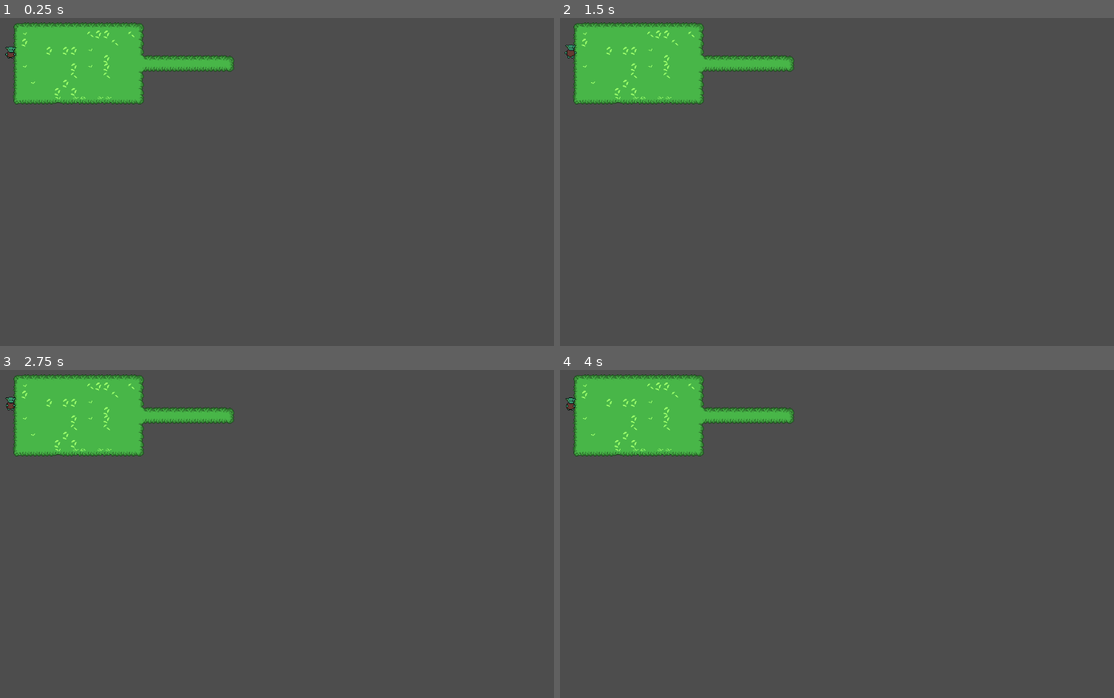
Above: before the commit, frames 1-4 (two rows, left to right).
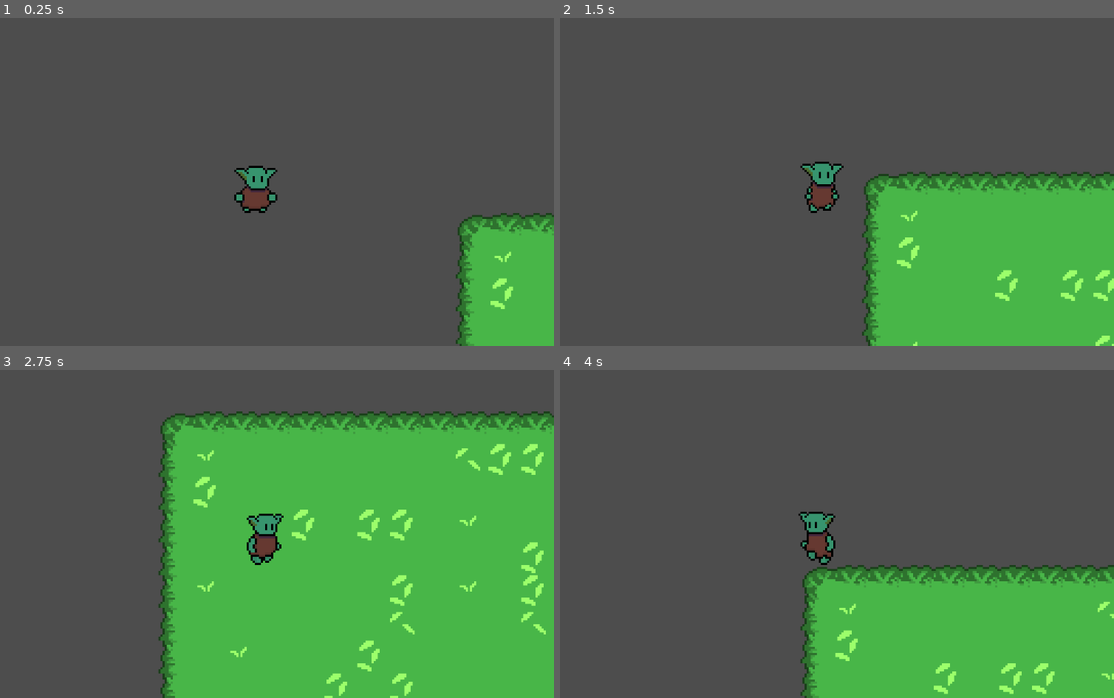
Above: after the commit, the same moments.

Repository: OliverMiguez/Baelgroth-El-despertar-de-la-llama
Game: Godot game, scene res://ESCENAS/Testeo/Mapa/Tilemap.tscn
Two runs of this game, one before a commit and one after it. Both use one fixed random seed, a clock stepped at 60 frames per second and the inputs below. The project has no main scene, so this scene is started directly.
Inputs:
- Up to frame 1 (0.25 s): no input
- Up to frame 2 (1.5 s): hold D (Derecha) 0.53-1.28 s; hold S (Abajo) from 1.28 s (still down)
- Up to frame 3 (2.75 s): release S (Abajo) at 2.03 s; hold D (Derecha) from 2.03 s (still down)
- Up to frame 4 (4 s): release D (Derecha) at 2.78 s; hold W (Arriba) 2.78-3.53 s; hold A (Izquierda) from 3.53 s (still down)

The runs differ from the first frame. In frame 1, 14% of the frame differs, in the area x 0-100%, y 1-100%; in frame 2, 31%; in frame 3, 68%; in frame 4, 30%.

Commit message:
Maquina de estados finalizada

Diff:
--- a/ESCENAS/Testeo/TesteoGoblin/GoblinPrincipal/Goblin01.tscn
+++ b/ESCENAS/Reales/Goblins/GoblinPrincipal/Goblin01.tscn
@@ -1,7 +1,11 @@
 [gd_scene format=3 uid="uid://dyw8875pb8bj2"]
 
+[ext_resource type="Script" uid="uid://d1gs53e70xd18" path="res://SCRIPTS/Reales/GoblinPrincipal/Estados/PersonajePrincipal.gd" id="1_xqqjy"]
 [ext_resource type="Texture2D" uid="uid://5ce0nm8rbmmd" path="res://ARTE/Goblins/Goblin Principal/Goblin02-Sheet-export.png" id="2_1t84a"]
 [ext_resource type="Texture2D" uid="uid://b1bx584kpl04b" path="res://ARTE/Goblins/Goblin Principal/Gobluin01-Sheet.png" id="2_240jn"]
+[ext_resource type="Script" uid="uid://bdsi0yj3wk0bn" path="res://SCRIPTS/Reales/GoblinPrincipal/Estados/Fsm.gd" id="4_w2rh8"]
+[ext_resource type="Script" uid="uid://c7ll4qokyn5kk" path="res://SCRIPTS/Reales/GoblinPrincipal/Estados/Idle.gd" id="5_ul7nk"]
+[ext_resource type="Script" uid="uid://bd1y1r6a18gqs" path="res://SCRIPTS/Reales/GoblinPrincipal/Estados/Walk.gd" id="6_n031j"]
 
 [sub_resource type="AtlasTexture" id="AtlasTexture_jnj25"]
 atlas = ExtResource("2_240jn")
@@ -375,13 +379,29 @@
 
 [sub_resource type="CapsuleShape2D" id="CapsuleShape2D_j0npl"]
 
-[node name="CharacterBody2D" type="CharacterBody2D" unique_id=988583641]
-
-[node name="AnimatedSprite2D" type="AnimatedSprite2D" parent="." unique_id=583185534]
+[node name="GoblinPrincipal" type="CharacterBody2D" unique_id=988583641]
+script = ExtResource("1_xqqjy")
+
+[node name="AnimacionesGoblin" type="AnimatedSprite2D" parent="." unique_id=583185534]
 sprite_frames = SubResource("SpriteFrames_5xw4v")
-animation = &"correr_izquierda"
+animation = &"correr_diagonal_wd"
 autoplay = "Idle"
-frame_progress = 0.5475615
-
-[node name="CollisionShape2D" type="CollisionShape2D" parent="." unique_id=1023046994]
+
+[node name="Colision" type="CollisionShape2D" parent="." unique_id=1023046994]
 shape = SubResource("CapsuleShape2D_j0npl")
+
+[node name="FSM" type="Node" parent="." unique_id=559475433 node_paths=PackedStringArray("current_state")]
+script = ExtResource("4_w2rh8")
+current_state = NodePath("Idle")
+
+[node name="Idle" type="Node" parent="FSM" unique_id=1027029353]
+script = ExtResource("5_ul7nk")
+
+[node name="Walk" type="Node" parent="FSM" unique_id=2105181496 node_paths=PackedStringArray("idle_state")]
+script = ExtResource("6_n031j")
+idle_state = NodePath("../Idle")
+
+[node name="Rock" type="Node" parent="FSM" unique_id=435125357]
+
+[node name="Camera2D" type="Camera2D" parent="." unique_id=561511987]
+zoom = Vector2(4, 4)
--- a/ESCENAS/Testeo/Mapa/Tilemap.tscn
+++ b/ESCENAS/Testeo/Mapa/Tilemap.tscn
@@ -1,11 +1,10 @@
 [gd_scene format=4 uid="uid://b71ebqox2kbwo"]
 
-[ext_resource type="Texture2D" uid="uid://bb1r0n748jcis" path="res://ARTE/Bosque/Bosque.png" id="1_18kgo"]
-[ext_resource type="PackedScene" uid="uid://dyw8875pb8bj2" path="res://ESCENAS/Testeo/TesteoGoblin/GoblinPrincipal/Goblin01.tscn" id="2_d70fq"]
-
+[ext_resource type="Texture2D" uid="uid://bb1r0n748jcis" path="res://ARTE/Bosque/Bosque.png" id="1_s600u"]
+[ext_resource type="PackedScene" uid="uid://dyw8875pb8bj2" path="res://ESCENAS/Reales/Goblins/GoblinPrincipal/Goblin01.tscn" id="2_5tcps"]
 
 [sub_resource type="TileSetAtlasSource" id="TileSetAtlasSource_d70fq"]
-texture = ExtResource("1_18kgo")
+texture = ExtResource("1_s600u")
 0:0/0 = 0
 1:0/0 = 0
 2:0/0 = 0
@@ -56,6 +55,4 @@
 tile_map_data = PackedByteArray("AAAGAAEAAAAAAAMAAAAGAAIAAAAAAAYAAAAGAAMAAAAAAAYAAAAGAAQAAAAAAAYAAAAGAAUAAAAAAAYAAAAGAA …(2832 unchanged characters)…
 tile_set = SubResource("TileSet_52o3s")
 
-
-[node name="CharacterBody2D" parent="." unique_id=988583641 instance=ExtResource("2_d70fq")]
-position = Vector2(93, 70)
+[node name="GoblinPrincipal" parent="." unique_id=988583641 instance=ExtResource("2_5tcps")]
--- a/ESCENAS/Testeo/TesteoGoblin/EstadosGoblin/MaquinaEstados/PruebaEstados.tscn
+++ b/ESCENAS/Testeo/TesteoGoblin/EstadosGoblin/MaquinaEstados/PruebaEstados.tscn
@@ -1,9 +1,9 @@
 [gd_scene format=3 uid="uid://80uqehgiip6o"]
 
-[ext_resource type="Script" uid="uid://d1gs53e70xd18" path="res://SCRIPTS/TESTEO/MaquinaEstadosPrincipal/PersonajePrincipal.gd" id="1_6n4q8"]
+[ext_resource type="Script" uid="uid://d1gs53e70xd18" path="res://SCRIPTS/Reales/GoblinPrincipal/Estados/PersonajePrincipal.gd" id="1_6n4q8"]
 [ext_resource type="Texture2D" uid="uid://cmfmomf1p6np6" path="res://ARTE/Goblins/Goblin Principal/Goblin Principal.png" id="2_wqegw"]
-[ext_resource type="Script" uid="uid://bdsi0yj3wk0bn" path="res://SCRIPTS/TESTEO/MaquinaEstadosPrincipal/Fsm.gd" id="3_fgqu5"]
-[ext_resource type="Script" uid="uid://c7ll4qokyn5kk" path="res://SCRIPTS/TESTEO/MaquinaEstadosPrincipal/Idle.gd" id="4_6tcpx"]
+[ext_resource type="Script" uid="uid://bdsi0yj3wk0bn" path="res://SCRIPTS/Reales/GoblinPrincipal/Estados/Fsm.gd" id="3_fgqu5"]
+[ext_resource type="Script" uid="uid://c7ll4qokyn5kk" path="res://SCRIPTS/Reales/GoblinPrincipal/Estados/Idle.gd" id="4_6tcpx"]
 
 [sub_resource type="AtlasTexture" id="AtlasTexture_bneu6"]
 atlas = ExtResource("2_wqegw")
--- /dev/null
+++ b/SCRIPTS/Reales/GoblinPrincipal/Estados/Idle.gd
@@ -0,0 +1,18 @@
+extends "res://SCRIPTS/Reales/GoblinPrincipal/Estados/State.gd"
+
+# Cambio de estados
+@export var walk_state:State
+
+# Ejecuta este código cuando cambia a este estado
+func on_enter():
+	print("[Test]: Iniciando estado idle ")
+	# Iniciar a continuación la animación del personaje
+
+# Permite el cambio entre estados
+func state_process(_delta:float) -> void:
+	if !father:
+		return
+
+	# Permite el cambio al estado de andar (walk)
+	if father.velocity != Vector2.ZERO:
+		next_state = walk_state
--- /dev/null
+++ b/SCRIPTS/Reales/GoblinPrincipal/Estados/PersonajePrincipal.gd
@@ -0,0 +1,75 @@
+extends CharacterBody2D
+class_name goblin_principal
+
+# Velocidad del goblin
+const WALKING_SPEED = 100
+
+# Referencia de la maquina de estados del goblin
+@onready var state_machine: Node = $FSM
+
+@onready var animaciones_goblin = $AnimacionesGoblin
+
+# Se ejecuta al inicio del progroma
+func _ready():
+	print("[Test]: El personaje cargo inicialmente")
+
+# Se ejecuta en cada frame del juego
+func _physics_process(delta):
+
+	# Activa la máquina de estados
+	state_machine._physics_process(delta)
+
+	# Activa el movimiento del player a traves de los inputs
+	handle_directions()
+	handle_animations()
+	# Permite que el personaje se mueva
+	move_and_slide()
+
+# Administra los inputs de moviento del jugador y aplica velocidades
+func handle_directions():
+	# Administra los inputs horizontales y verticales (direcciones)
+	var h_direction  = Input.get_axis("Izquierda","Derecha")
+	var v_direction  = Input .get_axis("Arriba","Abajo")
+
+	# Combina las "direcciones" en una sola
+	var direction = Vector2(h_direction, v_direction)
+
+	# Normalizamos para que no corra más en diagonal
+	if direction.length() > 1:
+		direction = direction.normalized()
+
+	# Aplicamos la velocidad al goblin
+	velocity = direction * WALKING_SPEED
+
+# Administra las animaciones que realiza el goblin
+func handle_animations():
+	# Los Inputs que se detectan
+	var up = Input.is_action_pressed("Arriba")
+	var down = Input.is_action_pressed("Abajo")
+	var left = Input.is_action_pressed("Izquierda")
+	var right = Input.is_action_pressed("Derecha")
+
+	# Diagonales
+	if up and right:
+		animaciones_goblin.play("correr_diagonal_wd")
+	elif up and left:
+		animaciones_goblin.play("correr_diagonal_aw")
+	elif down and right:
+		animaciones_goblin.play("correr_diagonal_sd")
+	elif down and left:
+		animaciones_goblin.play("correr_diagonal_as")
+
+	# Normales
+	elif up:
+		animaciones_goblin.play("correr_arriba")
+	elif down:
+		animaciones_goblin.play("correr_abajo")
+	elif left:
+		animaciones_goblin.play("correr_izquierda")
+	elif right:
+		animaciones_goblin.play("correr_derecha")
+
+	# Idle
+	else:
+		# Aquí podrías poner una lógica para mantener la última dirección mirada
+		animaciones_goblin.play("Idle")
--- /dev/null
+++ b/SCRIPTS/Reales/GoblinPrincipal/Estados/Walk.gd
@@ -0,0 +1,15 @@
+extends "res://SCRIPTS/Reales/GoblinPrincipal/Estados/State.gd"
+
+# Cambio de estados
+@export var idle_state:State
+
+# Ejecuta este código cuando cambia a este estado
+func on_enter():
+	print("[Test]: Iniciando estado walk ")
+	# Iniciar a continuación la animación del personaje
+
+# Permite el cambio entre estados
+func state_process(_delta:float) -> void:
+	# Permite el cambio al estado de andar (walk)
+	if father.velocity == Vector2.ZERO:
+		next_state = idle_state
--- a/SCRIPTS/TESTEO/MaquinaEstadosPrincipal/Idle.gd
+++ /dev/null
@@ -1,10 +0,0 @@
-extends "res://SCRIPTS/TESTEO/MaquinaEstadosPrincipal/State.gd"
-
-# Ejecuta este código cuando cambia a este estado
-func on_enter():
-	print("[Test]: Iniciando estado idle ")
-	# Iniciar a continuación la animación del personaje
-
-# Permite el cambio entre estados
-func state_process(_delta:float) -> void:
-	pass
--- a/SCRIPTS/TESTEO/MaquinaEstadosPrincipal/PersonajePrincipal.gd
+++ /dev/null
@@ -1,40 +0,0 @@
-extends CharacterBody2D
-class_name prueba_goblin
-
-# Velocidad del goblin
-const WALKING_SPEED = 100
-
-# Referencia de la maquina de estados del goblin
-@onready var state_machine: Node = $FSM
-
-# Se ejecuta al inicio del progroma
-func _ready():
-	print("[Test]: El personaje cargo inicialmente")
-
-# Se ejecuta en cada frame del juego
-func _physics_process(delta):
-
-	# Activa la máquina de estados
-	state_machine._physics_process(delta)
-
-	# Activa el movimiento del player a traves de los inputs
-	handle_directions()
-
-	# Permite que el personaje se mueva
-	move_and_slide()
-
-# Administra los inputs de moviento del jugador
-func handle_directions():
-	# Administra los inputs horizontales y verticales (direcciones)
-	var h_direction  = Input.get_axis("Izquierda","Derecha")
-	var v_direction  = Input .get_axis("Arriba","Abajo")
-
-	# Combina las "direcciones" en una sola
-	var direction = Vector2(h_direction, v_direction)
-
-	# Normalizamos para que no corra más en diagonal
-	if direction.length() > 1:
-		direction = direction.normalized()
-
-	# Aplicamos la velocidad al goblin
-	velocity = direction * WALKING_SPEED
Renamed: SCRIPTS/TESTEO/MaquinaEstadosPrincipal/Fsm.gd -> SCRIPTS/Reales/GoblinPrincipal/Estados/Fsm.gd
Renamed: SCRIPTS/TESTEO/MaquinaEstadosPrincipal/Fsm.gd.uid -> SCRIPTS/Reales/GoblinPrincipal/Estados/Fsm.gd.uid
Renamed: SCRIPTS/TESTEO/MaquinaEstadosPrincipal/Idle.gd.uid -> SCRIPTS/Reales/GoblinPrincipal/Estados/Idle.gd.uid
Renamed: SCRIPTS/TESTEO/MaquinaEstadosPrincipal/PersonajePrincipal.gd.uid -> SCRIPTS/Reales/GoblinPrincipal/Estados/PersonajePrincipal.gd.uid
Renamed: SCRIPTS/TESTEO/MaquinaEstadosPrincipal/State.gd -> SCRIPTS/Reales/GoblinPrincipal/Estados/State.gd
Renamed: SCRIPTS/TESTEO/MaquinaEstadosPrincipal/State.gd.uid -> SCRIPTS/Reales/GoblinPrincipal/Estados/State.gd.uid
Not shown, added: SCRIPTS/Reales/GoblinPrincipal/Estados/Walk.gd.uid
Not shown, added: ESCENAS/Reales/Goblins/GoblinPrincipal/Goblin01.tscn1341101418.tmp
